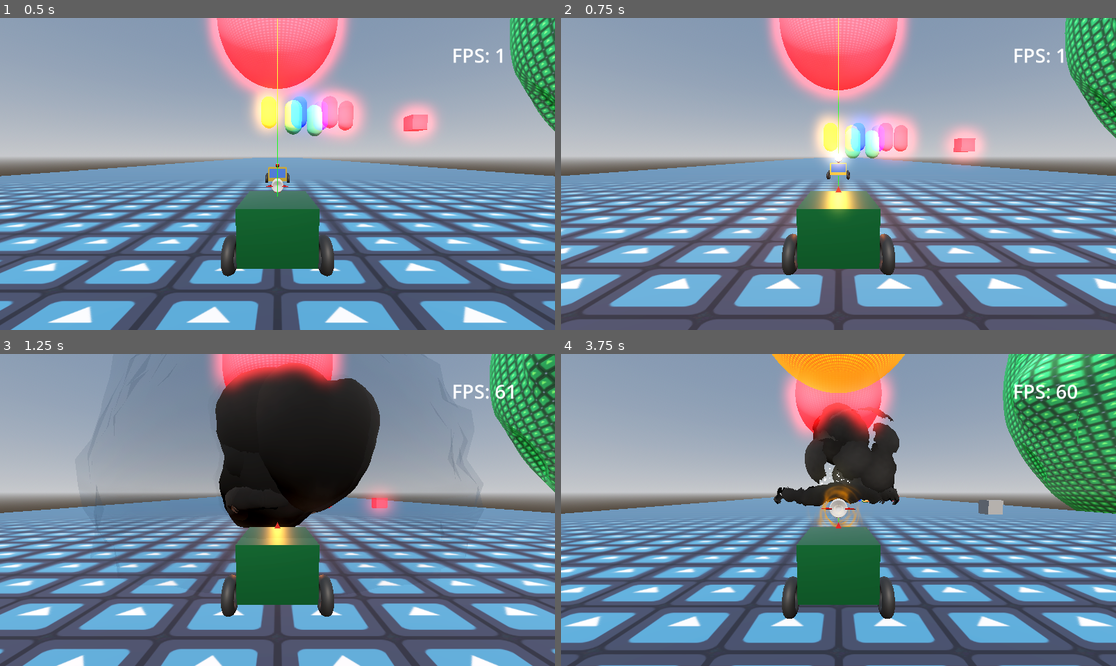
Above: before the commit, frames 1-4 (two rows, left to right).
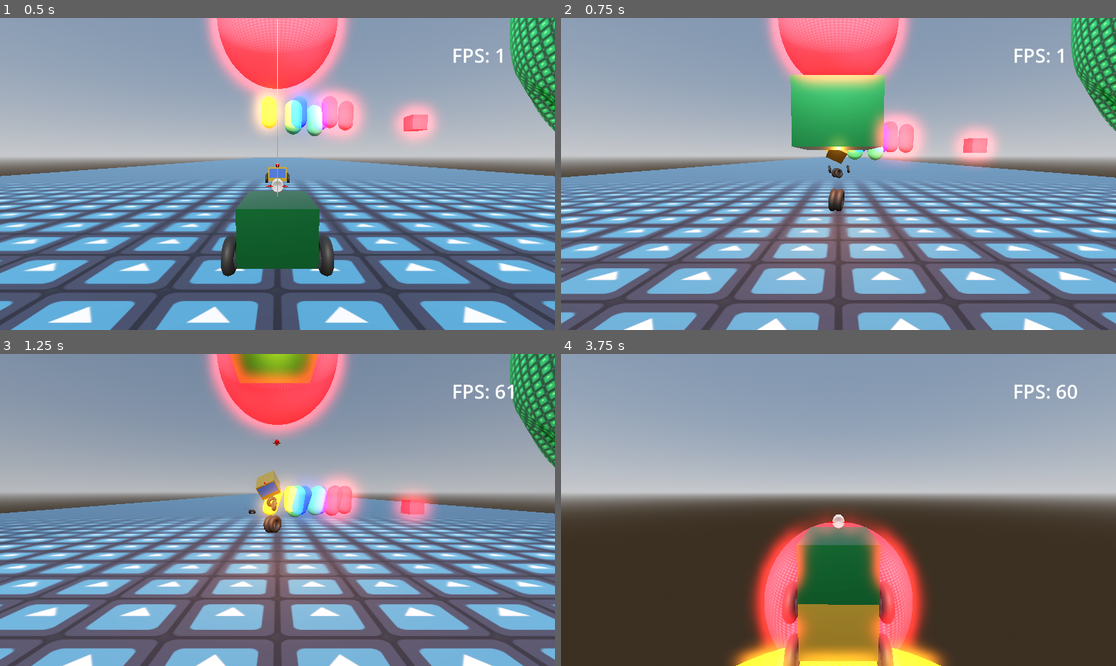
Above: after the commit, the same moments.

Repository: JojSh/MoonBuggy
Game: Godot game, scene res://test_flat_world.tscn
Two runs of this game, one before a commit and one after it. Both use one fixed random seed, a clock stepped at 60 frames per second and the inputs below. The engine's default icon, where the game draws it, is replaced by a stand-in: a white triangle on a blue panel in a dark square.
Inputs (mouse positions are in pixels of both pictures, inside the frame that each line leads up to):
- Up to frame 1 (0.5 s): no input
- Up to frame 2 (0.75 s): tap Enter (ui_accept) at 0.5 s; move the mouse to (960, 158) at 0.52 s; hold Right (ui_right) from 0.53 s (still down); hold F from 0.53 s (still down); click (960, 158) at 0.67 s
- Up to frame 3 (1.25 s): keep holding Right (ui_right); keep holding F; tap Enter (ui_accept) at 0.77 s
- Up to frame 4 (3.75 s): move the mouse to (727, 525) at 1.27 s; release Right (ui_right) at 1.28 s; release F at 1.28 s; hold Down (ui_down) 1.28-2.03 s; tap Space at 1.35, 2.85 s; tap Enter (ui_accept) at 1.52, 3.02 s; move the mouse to (894, 441) at 2.02 s; hold Right (ui_right) 2.03-2.78 s; hold F 2.03-2.78 s; move the mouse to (810, 572) at 2.77 s; hold Up (ui_up) 2.78-3.53 s; click (810, 572) at 2.92 s; move the mouse to (1005, 556) at 3.52 s; hold Left (ui_left) from 3.53 s (still down); hold F from 3.53 s (still down)

Frame 1 is identical in both runs. In frame 2, 40% of the frame differs, in the area x 0-100%, y 0-100%; in frame 3, 42%; in frame 4, 67%.

Commit message:
Rockets can destroy players

Diff:
--- a/ExplosionPrefab.tscn
+++ b/ExplosionPrefab.tscn
@@ -134,6 +134,30 @@
 turbulence_influence_max = 0.02
 turbulence_influence_over_life = SubResource("CurveTexture_8pn5j")
 
+[sub_resource type="Gradient" id="Gradient_81xm6"]
+offsets = PackedFloat32Array(0, 0.580645, 1)
+colors = PackedColorArray(0, 0, 0, 1, 0.589041, 0.589041, 0.589041, 0.410959, 1, 1, 1, 0)
+
+[sub_resource type="GradientTexture1D" id="GradientTexture1D_4t032"]
+gradient = SubResource("Gradient_81xm6")
+
+[sub_resource type="Curve" id="Curve_mldfv"]
+_data = [Vector2(0, 0), 0.0, 0.755555, 0, 0, Vector2(1, 1), 0.161905, 0.0, 0, 0]
+point_count = 2
+
+[sub_resource type="CurveTexture" id="CurveTexture_vit7d"]
+curve = SubResource("Curve_mldfv")
+
+[sub_resource type="ParticleProcessMaterial" id="ParticleProcessMaterial_xwt5u"]
+lifetime_randomness = 0.12
+gravity = Vector3(0, 0, 0)
+scale_min = 12.0
+scale_max = 18.0
+scale_curve = SubResource("CurveTexture_vit7d")
+color_ramp = SubResource("GradientTexture1D_4t032")
+
+[sub_resource type="SphereMesh" id="SphereMesh_24gc7"]
+
 [sub_resource type="Gradient" id="Gradient_nu7j8"]
 offsets = PackedFloat32Array(0, 0.018595, 0.0661157, 0.214876, 1)
 colors = PackedColorArray(10, 10, 10, 0, 7.4343, 7.32426, 7.22831, 1, 0.877504, 0.48626, 0.145099, 1, 0.86834, 0.284519, 0.0914842, 0.840708, 0.0745098, 0.0196078, 0.00784314, 0)
@@ -161,30 +185,6 @@
 color_ramp = SubResource("GradientTexture1D_wqp4o")
 
 [sub_resource type="SphereMesh" id="SphereMesh_et8bq"]
-
-[sub_resource type="Gradient" id="Gradient_81xm6"]
-offsets = PackedFloat32Array(0, 0.580645, 1)
-colors = PackedColorArray(0, 0, 0, 1, 0.589041, 0.589041, 0.589041, 0.410959, 1, 1, 1, 0)
-
-[sub_resource type="GradientTexture1D" id="GradientTexture1D_4t032"]
-gradient = SubResource("Gradient_81xm6")
-
-[sub_resource type="Curve" id="Curve_mldfv"]
-_data = [Vector2(0, 0), 0.0, 0.755555, 0, 0, Vector2(1, 1), 0.161905, 0.0, 0, 0]
-point_count = 2
-
-[sub_resource type="CurveTexture" id="CurveTexture_vit7d"]
-curve = SubResource("Curve_mldfv")
-
-[sub_resource type="ParticleProcessMaterial" id="ParticleProcessMaterial_xwt5u"]
-lifetime_randomness = 0.12
-gravity = Vector3(0, 0, 0)
-scale_min = 12.0
-scale_max = 18.0
-scale_curve = SubResource("CurveTexture_vit7d")
-color_ramp = SubResource("GradientTexture1D_4t032")
-
-[sub_resource type="SphereMesh" id="SphereMesh_24gc7"]
 
 [sub_resource type="ParticleProcessMaterial" id="ParticleProcessMaterial_sw5ux"]
 particle_flag_align_y = true
@@ -365,6 +365,7 @@
 
 [node name="PrimaryExplosion" type="GPUParticles3D" parent="Explosion"]
 transform = Transform3D(1, 0, 0, 0, 1, 0, 0, 0, 1, 0, 1.5, 0)
+visible = false
 material_override = ExtResource("6_y6gpw")
 cast_shadow = 2
 gi_mode = 0
@@ -380,6 +381,7 @@
 
 [node name="BaseExplosionRing" type="GPUParticles3D" parent="Explosion"]
 transform = Transform3D(1, 0, 0, 0, 1, 0, 0, 0, 1, 0, 0.2, 0)
+visible = false
 material_override = ExtResource("2_ie4vo")
 cast_shadow = 2
 gi_mode = 0
@@ -393,19 +395,6 @@
 process_material = SubResource("ParticleProcessMaterial_bouat")
 draw_pass_1 = ExtResource("3_2vel1")
 
-[node name="InternalExplosion" type="GPUParticles3D" parent="Explosion"]
-transform = Transform3D(1, 0, 0, 0, 1, 0, 0, 0, 1, 0, 0.348155, 0)
-material_override = ExtResource("4_8400x")
-cast_shadow = 0
-gi_mode = 0
-emitting = false
-amount = 16
-one_shot = true
-explosiveness = 1.0
-visibility_aabb = AABB(-1.49196, -1.04544, -1.3628, 2.98332, 3.9257, 2.87486)
-process_material = SubResource("ParticleProcessMaterial_4aqk7")
-draw_pass_1 = SubResource("SphereMesh_et8bq")
-
 [node name="PrimaryShockwave" type="GPUParticles3D" parent="Explosion"]
 transform = Transform3D(1, 0, 0, 0, 1, 0, 0, 0, 1, 0, 0.348155, 0)
 material_override = ExtResource("5_5wau6")
@@ -421,8 +410,23 @@
 process_material = SubResource("ParticleProcessMaterial_xwt5u")
 draw_pass_1 = SubResource("SphereMesh_24gc7")
 
+[node name="InternalExplosion" type="GPUParticles3D" parent="Explosion"]
+transform = Transform3D(1, 0, 0, 0, 1, 0, 0, 0, 1, 0, 0.348155, 0)
+visible = false
+material_override = ExtResource("4_8400x")
+cast_shadow = 0
+gi_mode = 0
+emitting = false
+amount = 16
+one_shot = true
+explosiveness = 1.0
+visibility_aabb = AABB(-1.49196, -1.04544, -1.3628, 2.98332, 3.9257, 2.87486)
+process_material = SubResource("ParticleProcessMaterial_4aqk7")
+draw_pass_1 = SubResource("SphereMesh_et8bq")
+
 [node name="SecondaryInternalExplosion" type="GPUParticles3D" parent="Explosion"]
 transform = Transform3D(1, 0, 0, 0, 1, 0, 0, 0, 1, 0, 0.844568, 0)
+visible = false
 material_override = ExtResource("4_8400x")
 cast_shadow = 0
 gi_mode = 0
--- a/PlayerBuggy.tscn
+++ b/PlayerBuggy.tscn
@@ -21,6 +21,13 @@
 material = ExtResource("3_4flkc")
 size = Vector3(1, 0.75, 1.25)
 
+[sub_resource type="PrismMesh" id="PrismMesh_f30wy"]
+size = Vector3(0.1, 0.1, 0.1)
+
+[sub_resource type="StandardMaterial3D" id="StandardMaterial3D_ns8cr"]
+albedo_color = Color(0.788235, 0, 0, 1)
+roughness = 0.6
+
 [sub_resource type="BoxMesh" id="BoxMesh_nvqte"]
 size = Vector3(0.9, 0.5, 0.01)
 
@@ -29,12 +36,9 @@
 metallic_specular = 1.0
 roughness = 0.1
 
-[sub_resource type="PrismMesh" id="PrismMesh_f30wy"]
-size = Vector3(0.1, 0.1, 0.1)
-
-[sub_resource type="StandardMaterial3D" id="StandardMaterial3D_ns8cr"]
-albedo_color = Color(0.788235, 0, 0, 1)
-roughness = 0.6
+[sub_resource type="TorusMesh" id="TorusMesh_i1nhk"]
+inner_radius = 0.1
+outer_radius = 0.25
 
 [sub_resource type="BoxShape3D" id="BoxShape3D_s5yfx"]
 size = Vector3(1, 0.75, 1.25)
@@ -50,10 +54,6 @@
 stream_3/stream = ExtResource("9_7yhqf")
 stream_3/weight = 1.0
 
-[sub_resource type="TorusMesh" id="TorusMesh_i1nhk"]
-inner_radius = 0.1
-outer_radius = 0.25
-
 [node name="VehicleBody3D" type="VehicleBody3D"]
 mass = 60.0
 physics_material_override = SubResource("PhysicsMaterial_kudkn")
@@ -62,62 +62,30 @@
 contact_monitor = true
 script = ExtResource("1_1u0r3")
 
-[node name="Body" type="MeshInstance3D" parent="."]
+[node name="Body" type="Node3D" parent="."]
+
+[node name="MeshInstance3D" type="MeshInstance3D" parent="Body"]
 mesh = SubResource("BoxMesh_dp7yc")
+skeleton = NodePath("../..")
 
-[node name="Windshield" type="MeshInstance3D" parent="Body"]
+[node name="RocketHolderPyramid" type="MeshInstance3D" parent="Body/MeshInstance3D"]
+transform = Transform3D(1, 0, 0, 0, 1, 0, 0, 0, 1, 0, 0.424216, -0.520466)
+mesh = SubResource("PrismMesh_f30wy")
+surface_material_override/0 = SubResource("StandardMaterial3D_ns8cr")
+
+[node name="Windshield" type="MeshInstance3D" parent="Body/MeshInstance3D"]
 transform = Transform3D(1, 0, 0, 0, 1, 0, 0, 0, 1, 0, 0.0665755, -0.627381)
 mesh = SubResource("BoxMesh_nvqte")
 surface_material_override/0 = SubResource("StandardMaterial3D_u6x6a")
-
-[node name="MeshInstance3D" type="MeshInstance3D" parent="Body"]
-transform = Transform3D(1, 0, 0, 0, 1, 0, 0, 0, 1, 0, 0.424216, -0.520466)
-mesh = SubResource("PrismMesh_f30wy")
-surface_material_override/0 = SubResource("StandardMaterial3D_ns8cr")
 
 [node name="RocketLauncher" type="Node3D" parent="."]
 transform = Transform3D(1, 0, 0, 0, 1, 0, 0, 0, 1, 0, 0.5, -0.5)
 script = ExtResource("3_rwhxb")
 
-[node name="RocketMesh" type="MeshInstance3D" parent="RocketLauncher"]
+[node name="MeshInstance3D" type="MeshInstance3D" parent="RocketLauncher"]
 transform = Transform3D(-4.37114e-09, -0.1, 4.37114e-09, 0, -4.37114e-09, -0.1, 0.1, -4.37114e-09, 1.91069e-16, 0, 0, 0)
 mesh = ExtResource("3_mseli")
 skeleton = NodePath("")
-
-[node name="CollisionShape3D" type="CollisionShape3D" parent="."]
-shape = SubResource("BoxShape3D_s5yfx")
-
-[node name="EngineSound" type="AudioStreamPlayer3D" parent="."]
-stream = ExtResource("4_xtkfv")
-autoplay = true
-max_distance = 30.0
-attenuation_filter_cutoff_hz = 20500.0
-
-[node name="BoostSound" type="AudioStreamPlayer3D" parent="."]
-stream = ExtResource("5_ledwd")
-attenuation_filter_cutoff_hz = 20500.0
-
-[node name="ImpactSound" type="AudioStreamPlayer3D" parent="."]
-stream = SubResource("AudioStreamRandomizer_7fnw1")
-volume_db = -9.0
-
-[node name="Camera1" type="Camera3D" parent="."]
-transform = Transform3D(1, 0, 0, 0, 0.996195, 0.0871557, 0, -0.0871557, 0.996195, 0, 1, 3)
-current = true
-
-[node name="Camera2" type="Camera3D" parent="."]
-transform = Transform3D(-4.37114e-08, 0.173648, 0.984808, 0, 0.984808, -0.173648, -1, -7.5904e-09, -4.30473e-08, 15, 0, 0)
-fov = 53.6
-
-[node name="Camera3" type="Camera3D" parent="."]
-transform = Transform3D(1, 0, 0, 0, -4.37114e-08, 1, 0, -1, -4.37114e-08, 0, 15, 0)
-fov = 53.6
-
-[node name="Beam" parent="." instance=ExtResource("10_ym3a5")]
-transform = Transform3D(0.5, 0, 0, 0, 0.136803, -0.480921, 0, 0.480921, 0.136803, 0.3, -0.427582, 0.486286)
-
-[node name="Beam2" parent="." instance=ExtResource("10_ym3a5")]
-transform = Transform3D(0.5, 0, 0, 0, 0.136803, -0.480921, 0, 0.480921, 0.136803, -0.3, -0.427582, 0.486286)
 
 [node name="Wheel1" type="VehicleWheel3D" parent="."]
 transform = Transform3D(-1, 0, -1.50996e-07, 0, 1, 0, 1.50996e-07, 0, -1, -0.599998, -0.25, -0.5)
@@ -180,3 +148,38 @@
 transform = Transform3D(-4.37114e-08, -1, 0, 1, -4.37114e-08, 0, 0, 0, 1, 0, 0, 0)
 mesh = SubResource("TorusMesh_i1nhk")
 surface_material_override/0 = ExtResource("2_1s618")
+
+[node name="CollisionShape3D" type="CollisionShape3D" parent="."]
+shape = SubResource("BoxShape3D_s5yfx")
+
+[node name="EngineSound" type="AudioStreamPlayer3D" parent="."]
+stream = ExtResource("4_xtkfv")
+autoplay = true
+max_distance = 30.0
+attenuation_filter_cutoff_hz = 20500.0
+
+[node name="BoostSound" type="AudioStreamPlayer3D" parent="."]
+stream = ExtResource("5_ledwd")
+attenuation_filter_cutoff_hz = 20500.0
+
+[node name="ImpactSound" type="AudioStreamPlayer3D" parent="."]
+stream = SubResource("AudioStreamRandomizer_7fnw1")
+volume_db = -9.0
+
+[node name="Camera1" type="Camera3D" parent="."]
+transform = Transform3D(1, 0, 0, 0, 0.996195, 0.0871557, 0, -0.0871557, 0.996195, 0, 1, 3)
+current = true
+
+[node name="Camera2" type="Camera3D" parent="."]
+transform = Transform3D(-4.37114e-08, 0.173648, 0.984808, 0, 0.984808, -0.173648, -1, -7.5904e-09, -4.30473e-08, 15, 0, 0)
+fov = 53.6
+
+[node name="Camera3" type="Camera3D" parent="."]
+transform = Transform3D(1, 0, 0, 0, -4.37114e-08, 1, 0, -1, -4.37114e-08, 0, 15, 0)
+fov = 53.6
+
+[node name="Beam" parent="." instance=ExtResource("10_ym3a5")]
+transform = Transform3D(0.5, 0, 0, 0, 0.136803, -0.480921, 0, 0.480921, 0.136803, 0.3, -0.427582, 0.486286)
+
+[node name="Beam2" parent="." instance=ExtResource("10_ym3a5")]
+transform = Transform3D(0.5, 0, 0, 0, 0.136803, -0.480921, 0, 0.480921, 0.136803, -0.3, -0.427582, 0.486286)
--- a/RocketLauncher.gd
+++ b/RocketLauncher.gd
@@ -4,10 +4,10 @@
 
 func fire_rocket():
 	if !can_fire: return
-	$RocketMesh.set_visible(false)
+	$MeshInstance3D.set_visible(false)
 	var rocket_projectile = RocketProjectile.instantiate()
 	get_parent().add_child(rocket_projectile)
-	rocket_projectile.global_transform = $RocketMesh.global_transform
+	rocket_projectile.global_transform = $MeshInstance3D.global_transform
 
 	# Get references to the inner container and its children
 	var rocket_projectile_inner = rocket_projectile.get_node("RocketProjectileInner")
@@ -32,5 +32,5 @@
 	can_fire = false
 	var timer = get_tree().create_timer(2)
 	await timer.timeout
-	$RocketMesh.set_visible(true)
+	$MeshInstance3D.set_visible(true)
 	can_fire = true
--- a/VehicleBody3D.gd
+++ b/VehicleBody3D.gd
@@ -38,20 +38,46 @@
 var _inversion_attempt_timer := 0.0
 const MAX_INVERSION_RETRY_TIME := 1.0
 
+var is_dead := false
+var death_camera: Camera3D
+const RESPAWN_TIME := 3.0
+const SEPARATION_FORCE := 6.0
+var was_active_player := false  # Add this as a class variable
+
 @onready var _start_position := global_transform.origin
 #@onready var central_point_marker = $CentralPointMarker
 
 @onready var rocket_launcher = $RocketLauncher
 
+var death_collision_shapes := {}  # Dictionary to store shapes for each part
+@onready var original_parts: Array[Node3D] = [$Body, $Wheel1, $Wheel2, $Wheel3, $Wheel4, $RocketLauncher]
+
 func _ready ():
 	connect("body_entered", Callable(self, "_on_body_entered"))
-	if player_number == 2:
-		print(player_colour)
-		print($Body)
-		print($Body is MeshInstance3D)
-
-	if player_colour != null and $Body is MeshInstance3D:
-		$Body.set_surface_override_material(0, player_colour)
+
+	if player_colour != null and $Body.get_node_or_null("MeshInstance3D") is MeshInstance3D:
+		$Body.get_node("MeshInstance3D").set_surface_override_material(0, player_colour)
+
+	genenerate_collision_shapes_for_desctructible_parts()
+
+func genenerate_collision_shapes_for_desctructible_parts ():
+	for part in original_parts:
+		if part and part.get_node_or_null("MeshInstance3D") is MeshInstance3D:
+			var mesh_instance = part.get_node("MeshInstance3D")
+			var mesh = mesh_instance.mesh
+			if mesh:
+				var collision_shape = CollisionShape3D.new()
+
+				# Create simplified convex shapes for all parts
+				# Parameters: (clean=true, simplify=true)
+				collision_shape.shape = mesh.create_convex_shape(true, true)
+
+				# Combine the part and mesh instance transforms
+				collision_shape.transform = part.transform * mesh_instance.transform
+				# Disable the collision shape until death
+				collision_shape.disabled = true
+
+				death_collision_shapes[part.name] = collision_shape
 
 func update_new_center_of_gravity_point (point):
 	# If this is the first gravity point we've received, store it as initial
@@ -115,6 +141,8 @@
 	update_new_center_of_gravity_point(body.global_position)
 
 func _physics_process(delta: float):
+	if is_dead: # maybe this should only block controller inputs and allow other things to continue?
+		return
 	DebugDraw.draw_line(global_transform.origin, _closest_gravity_point, Color.GREEN)
 
 	if Input.is_action_just_pressed(str("p", player_number, "_reset_to_start_pos")):
@@ -219,3 +247,116 @@
 		is_boost_sound_playing = false
 	boost_timer = 0.0
 	can_boost = false
+
+func die():
+	if is_dead: return
+	is_dead = true
+
+	# Store death position and velocity before disabling physics
+	var death_position = global_position
+	var death_velocity = linear_velocity  # Capture the vehicle's velocity
+
+	#collision_layer = 0
+	#collision_mask = 0
+	set_physics_process(false)
+	set_process_input(false)
+
+	# Camera handling...
+	# Store if this was the active player
+	was_active_player = ($Camera1.current or $Camera2.current or $Camera3.current)
+
+	# Only create death camera if this is the active player
+	if was_active_player:
+		death_camera = Camera3D.new()
+		get_tree().root.add_child(death_camera)
+		death_camera.global_transform = $Camera1.global_transform
+		death_camera.current = true
+
+	for original_part in original_parts:
+		generate_and_separate_clone_of_part (original_part, death_velocity, death_position)
+
+	# Start respawn timer
+	get_tree().create_timer(RESPAWN_TIME).timeout.connect(_respawn)
+
+func generate_and_separate_clone_of_part (og_part, death_velocity, death_position):
+		og_part.visible = false
+		var original_global_transform = og_part.global_transform
+
+		var duplicate_part_rgdbdy = RigidBody3D.new()
+		duplicate_part_rgdbdy.mass = 5.0
+		duplicate_part_rgdbdy.gravity_scale = 1.0
+		duplicate_part_rgdbdy.continuous_cd = true
+		duplicate_part_rgdbdy.max_contacts_reported = 4
+		duplicate_part_rgdbdy.contact_monitor = true
+		duplicate_part_rgdbdy.can_sleep = false # TODO: review whether this is needed later
+		# Make sure collision is enabled BEFORE adding the shape
+		duplicate_part_rgdbdy.collision_layer = 1
+		duplicate_part_rgdbdy.collision_mask = 1
+
+		get_tree().root.add_child(duplicate_part_rgdbdy)
+
+		var duplicate_part_node3d = og_part.duplicate()
+
+		duplicate_part_node3d.visible = true
+		duplicate_part_rgdbdy.add_child(duplicate_part_node3d)
+
+		# Add collision shape with explicit checks
+		if death_collision_shapes.has(og_part.name):
+			var collision_shape = death_collision_shapes[og_part.name].duplicate()
+			collision_shape.disabled = false
+			# Preserve the transform when adding to rigid body
+			var shape_transform = collision_shape.transform
+			duplicate_part_rgdbdy.add_child(collision_shape)
+			# In case reparenting to the duplicate_part_rgdbdy changes its transform to something we don't want
+			collision_shape.transform = shape_transform
+
+		duplicate_part_rgdbdy.global_transform = original_global_transform
+
+		# Set the initial velocity of the part to match the vehicle's velocity
+		duplicate_part_rgdbdy.linear_velocity = death_velocity
+
+		# Add separation force on top of existing velocity
+		var direction = (duplicate_part_rgdbdy.global_position - death_position).normalized()
+		direction += Vector3(randf_range(-0.2, 0.2), 1.0, randf_range(-0.2, 0.2))  # More upward bias
+		direction = direction.normalized()
+		duplicate_part_rgdbdy.apply_impulse(direction * SEPARATION_FORCE)
+
+
+func _respawn():
+	# Get spawn point (implement this based on your game's spawn system)
+	var spawn_point = get_spawn_point()
+
+	# Reset position and rotation
+	global_position = spawn_point
+	rotation = Vector3.ZERO
+	linear_velocity = Vector3.ZERO
+	angular_velocity = Vector3.ZERO
+
+	# Show original parts
+	for part in original_parts:
+		if part:
+			part.visible = true
+
+	# Re-enable physics and collision
+	collision_layer = 1  # Set to original layer
+	collision_mask = 1   # Set to original mask
+	set_physics_process(true)
+	set_process_input(true)
+
+	# Switch camera back
+	if death_camera and was_active_player:
+		death_camera.queue_free()
+		$Camera1.current = true
+
+	was_active_player = false
+	is_dead = false
+
+func _input(event):
+	if is_dead:
+		return
+	# Normal input processing here
+
+# Helper function - implement based on your spawn system
+func get_spawn_point() -> Vector3:
+	# Return a valid spawn position
+	return Vector3(0, 5, 0)  # Example
--- a/rocket_projectile_inner.gd
+++ b/rocket_projectile_inner.gd
@@ -14,7 +14,7 @@
 	explosion_particle_effect.get_node("Explosion/AnimationPlayer").play("PlayExplosion")
 
 	_apply_explosive_force(collision_position)
-	# Emit signal ro parent before destroying the rocket
+	# Emit signal to parent before destroying the rocket
 	rocket_exploded.emit()
 	# Remove the rocket
 	queue_free()
@@ -35,7 +35,7 @@
 func _apply_explosive_force (collision_position):
 		# Apply explosion force
 	var explosion_radius = 7.5  # Adjust radius as needed
-	var explosion_force = 750.0  # Adjust force as needed
+	var explosion_force = 1000.0  # Adjust force as needed
 	# Get all bodies in explosion radius
 	var space_state = get_world_3d().direct_space_state
 	var query = PhysicsShapeQueryParameters3D.new()
@@ -49,6 +49,8 @@
 	# Apply impulse to each physics body
 	for result in results:
 		var hit_body = result["collider"]
+		if hit_body is VehicleBody3D:
+			hit_body.die()
 		if hit_body is RigidBody3D and hit_body != self:  # Skip the rocket itself
 			var direction = (hit_body.global_position - collision_position).normalized()
 			var distance = hit_body.global_position.distance_to(collision_position)
